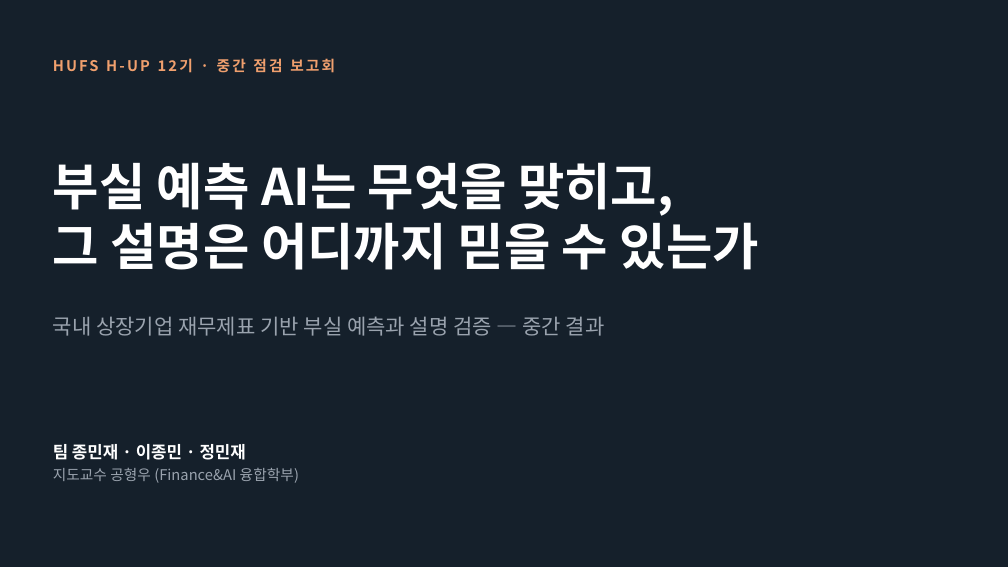
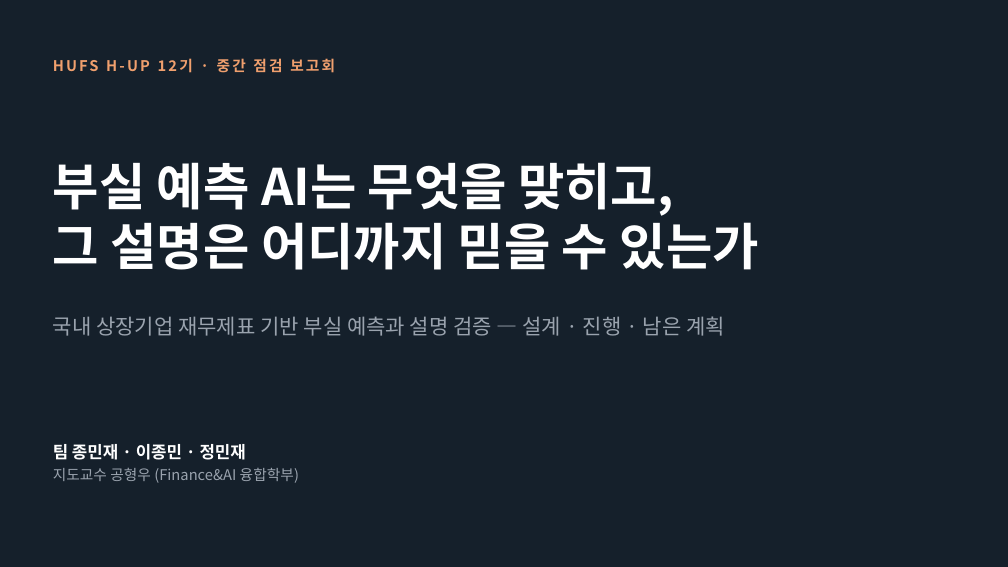
Before and after one commit to ejongmin/h-up-xai-project, a slide deck: slide 1 of 발표/중간점검_보고회.pptx. Drawn at 1008x567 pixels with LibreOffice and Linux fonts; fonts in the diff are those of the drawing. Boxes give left, top, right and bottom in pixels: in the first picture for what was removed or moved away, otherwise in the second. Text is boxed around its words. In the diff, an @@ line names an element or a change of style, - is before the commit and + after.

```diff
--- a/발표/중간점검_보고회.pptx
+++ b/발표/중간점검_보고회.pptx
@@ text at (53,316,725,336): text changed @@
-국내 상장기업 재무제표 기반 부실 예측과 설명 검증 — 중간 결과
+국내 상장기업 재무제표 기반 부실 예측과 설명 검증 — 설계 · 진행 · 남은 계획
```
Also in this commit, not shown: 7 other slides changed, 5 slides added, 6 slides removed, 1 other file.
